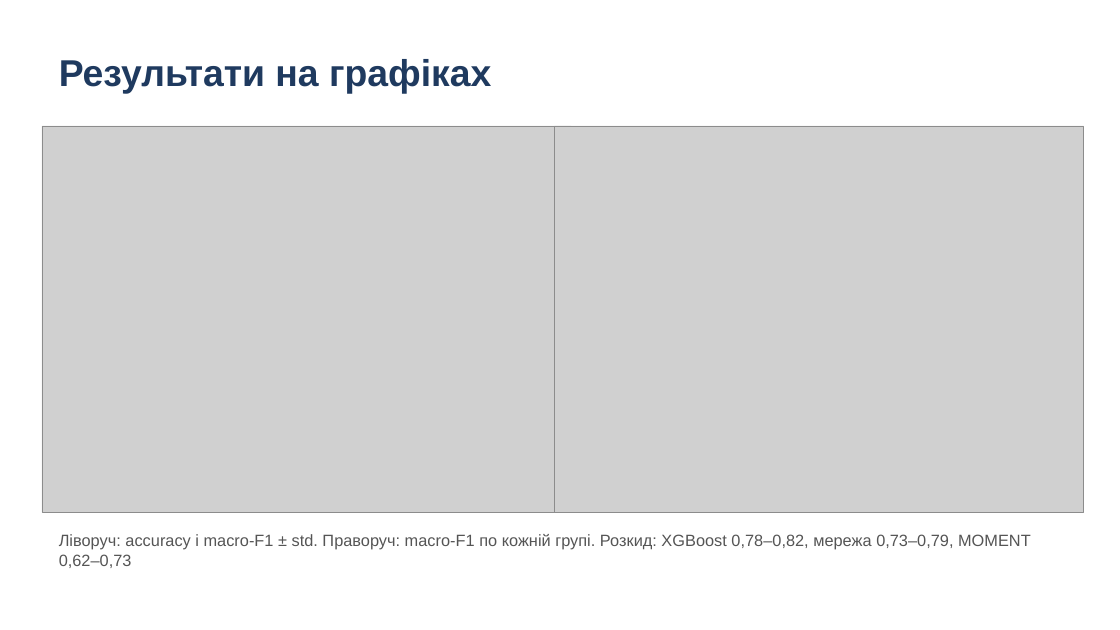
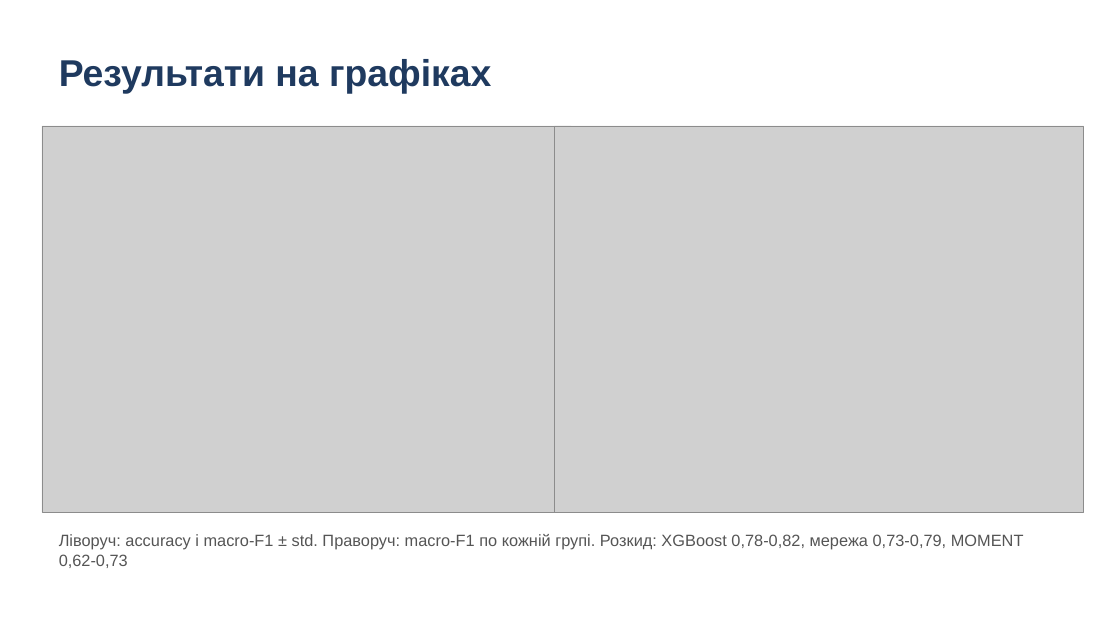
Before and after one commit to lukovskiy541/wearable-stress-exercise, a slide deck: slide 7 of presentation.pptx. Drawn at 1120x630 pixels with LibreOffice and Linux fonts; fonts in the diff are those of the drawing; grey boxes stand for pictures. Boxes give left, top, right and bottom in pixels: in the first picture for what was removed or moved away, otherwise in the second. Text is boxed around its words. In the diff, an @@ line names an element or a change of style, - is before the commit and + after.

Commit message:
Plainer wording in slides and speech

```diff
--- a/presentation.pptx
+++ b/presentation.pptx
@@ text at <box>59,534,1024,568</box>: text changed @@
-Ліворуч: accuracy і macro-F1 ± std. Праворуч: macro-F1 по кожній групі. Розкид: XGBoost 0,78–0,82, мережа 0,73–0,79, MOMENT 0,62–0,73
+Ліворуч: accuracy і macro-F1 ± std. Праворуч: macro-F1 по кожній групі. Розкид: XGBoost 0,78-0,82, мережа 0,73-0,79, MOMENT 0,62-0,73
```
Also in this commit, not shown: 4 other slides changed, 1 other file.
